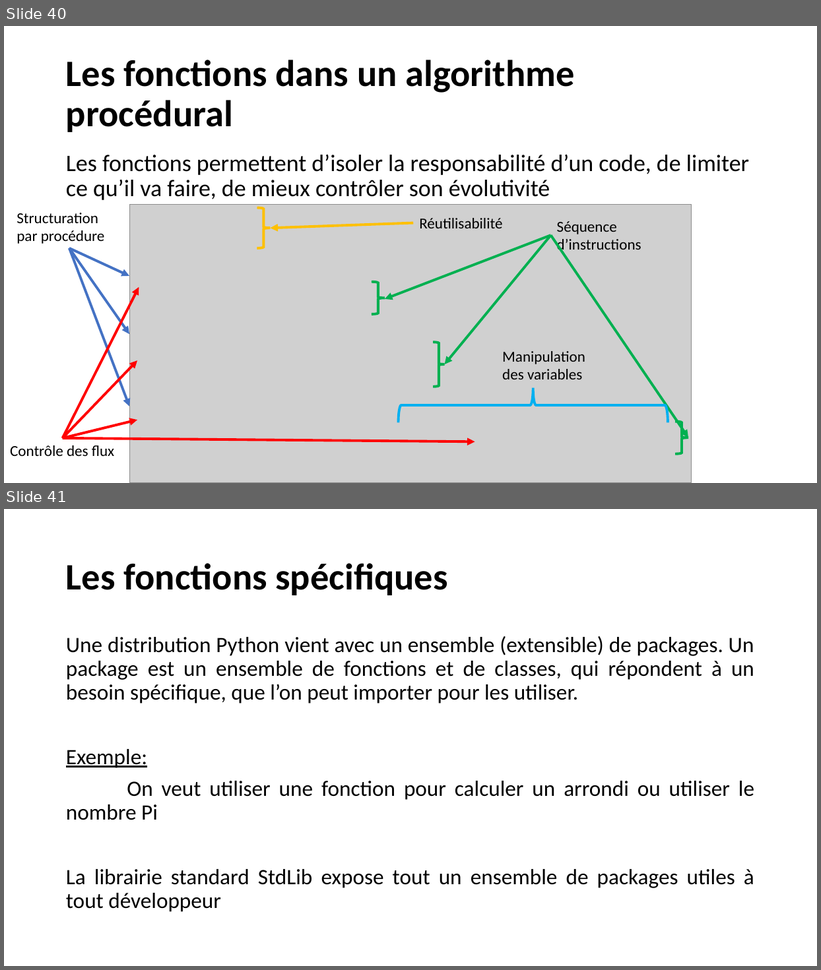
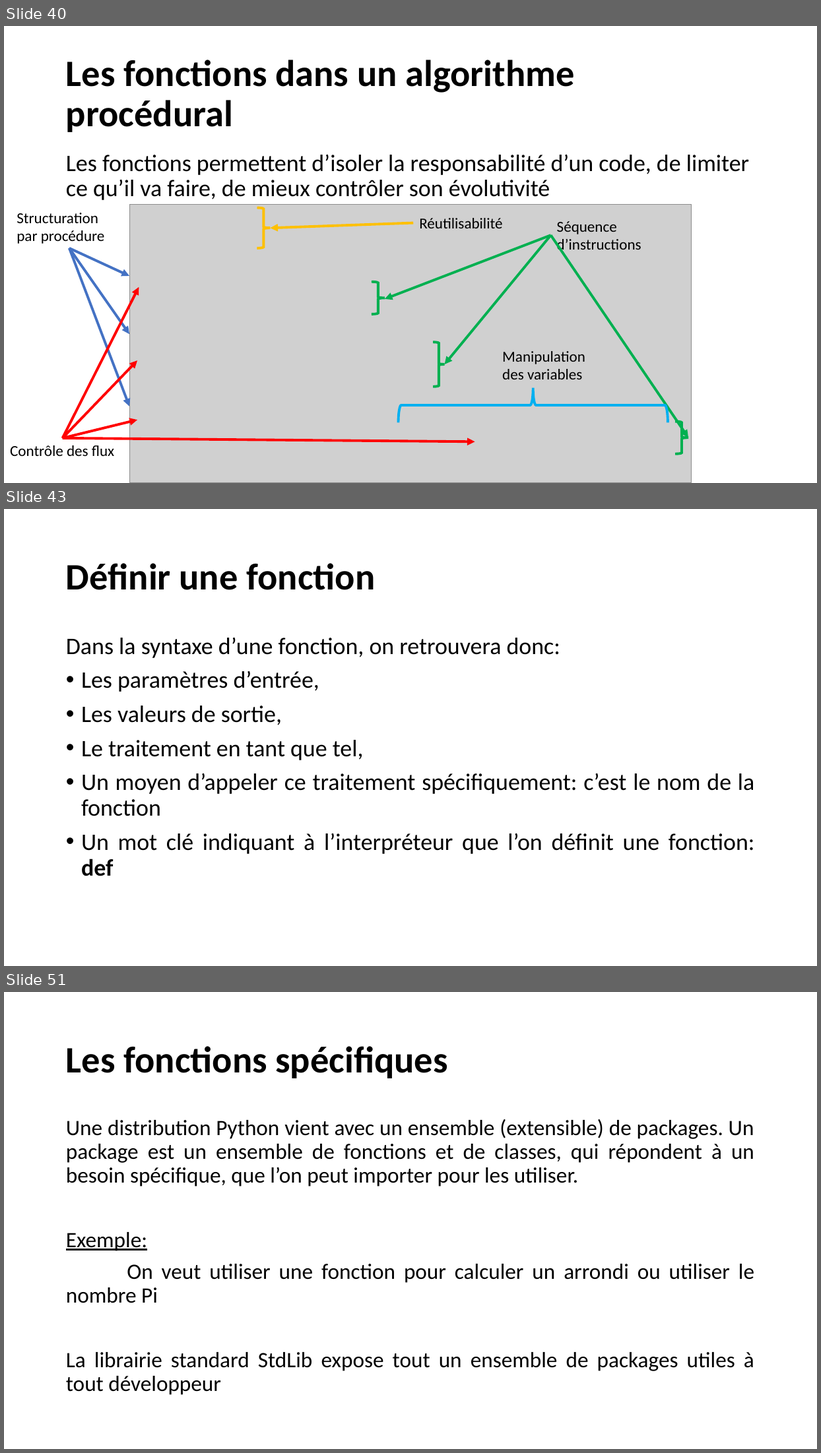
Before and after one commit to AAFINSYS/Formation-Cegos-Python-LI248, a slide deck: Python init ib LI248.pptx. Shown one above the other, each under a label of ours: slides 40 and 41 before the commit, slides 40, 43 and 51 after it; the slides between them are not shown. The pictures are 821x970 and 821x1453 pixels, drawn with LibreOffice and Linux fonts; fonts in the diff are those of the drawing; grey boxes stand for pictures; background and template pictures are left out. Boxes give left, top, right and bottom in pixels: in the first picture for what was removed or moved away, otherwise in the second. Text is boxed around its words. In the diff, an @@ line names an element or a change of style, - is before the commit and + after.

```diff
--- a/Python init ib LI248.pptx
+++ b/Python init ib LI248.pptx
@@ slide 43 added at (4,509,817,966), background picture (left out) @@
@@ title added at (66,563,375,590), 44 pt, text #000000, bold @@
+Définir une fonction
@@ text added at (66,638,754,877), 28 pt, text #000000 @@
+Dans la syntaxe d’une fonction, on retrouvera donc:
+• Les paramètres d’entrée,
+• Les valeurs de sortie,
+• Le traitement en tant que tel,
+• Un moyen d’appeler ce traitement spécifiquement: c’est le nom de la fonction
+• Un mot clé indiquant à l’interpréteur que l’on définit une fonction: def
@@ what was slide 41 is now slide 51 @@
```
Also in this commit, not shown: 6 slides changed, 10 other slides added, 1 slide removed.
